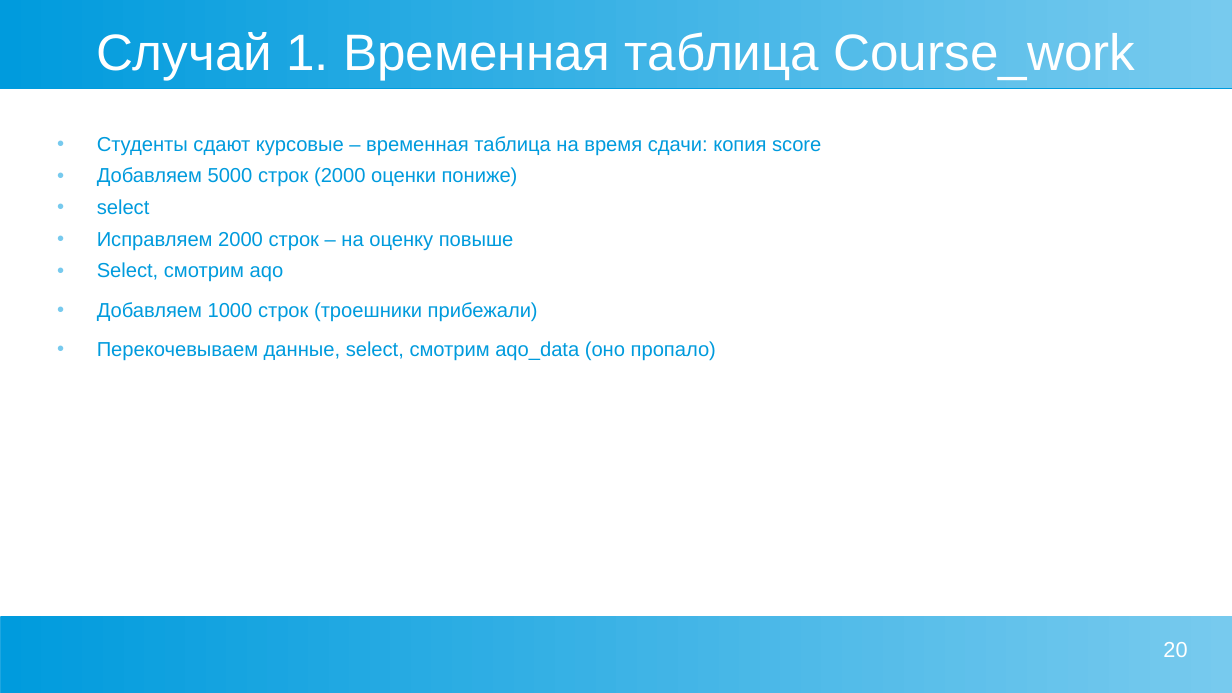
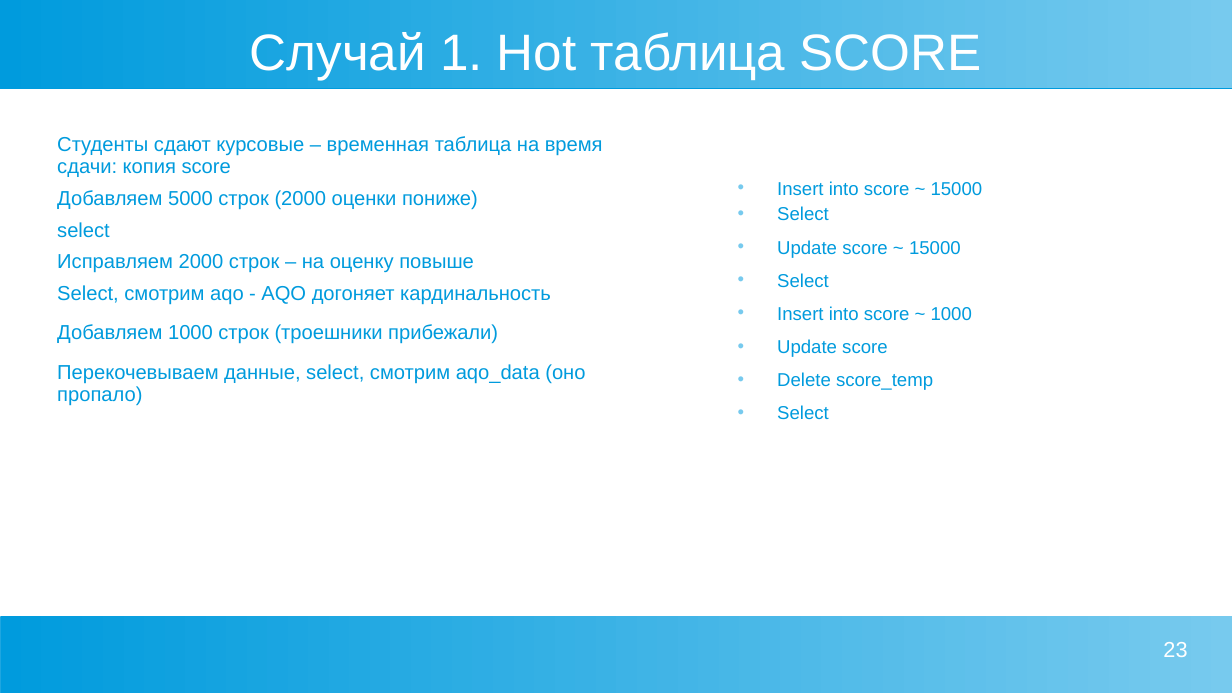
Before and after one commit to Alena0704/conf, a slide deck: slide 23 of aqo_presentation.ppt (slide 20 before the commit). Drawn at 1232x693 pixels with LibreOffice and Linux fonts; fonts in the diff are those of the drawing. Boxes give left, top, right and bottom in pixels: in the first picture for what was removed or moved away, otherwise in the second. Text is boxed around its words. In the diff, an @@ line names an element or a change of style, - is before the commit and + after.

```diff
--- a/aqo_presentation.ppt
+++ b/aqo_presentation.ppt
@@ title at [250,32,982,80]: text changed @@
-Случай 1. Временная таблица Course_work
+Случай 1. Hot таблица SCORE
@@ text at [57,136,603,406]: bullet • to none @@
@@ text added at [777,181,983,420], 12 pt, text #009BDD @@
+• Insert into score ~ 15000
+• Select
+• Update score ~ 15000
+• Select
+• Insert into score ~ 1000
+• Update score
+• Delete score_temp
+• Select
@@ text at [57,285,551,305]: text changed @@
-• Select, смотрим aqo
+Select, смотрим aqo - AQO догоняет кардинальность
@@ page number at [1163,642,1187,657]: text changed @@
-20
+23
```
Also in this commit, not shown: 11 other slides changed, 7 slides added, 7 slides removed.
